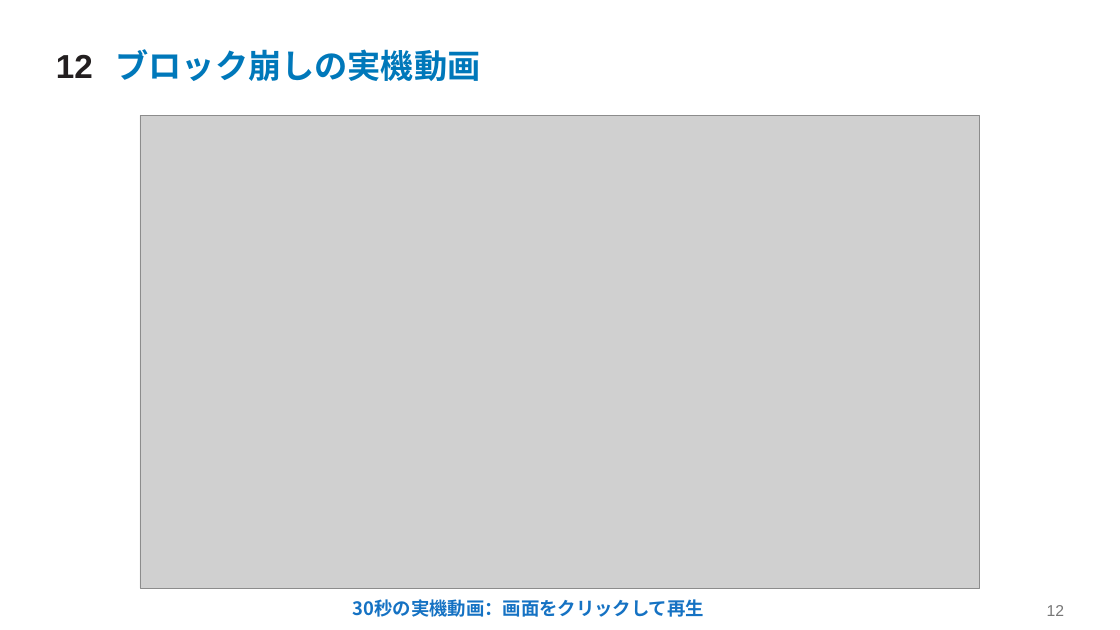
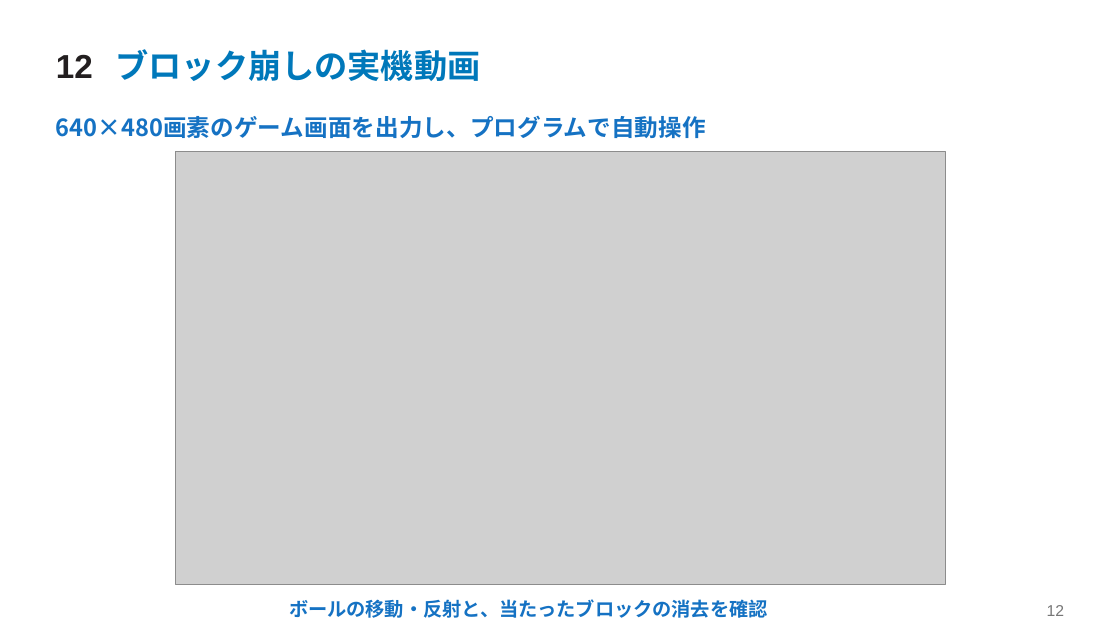
Before and after one commit to SoshiroFujimori/wally-game-console-research, a slide deck: slide 12 of docs/presentation/中間発表_主要事項.pptx. Drawn at 1120x630 pixels with LibreOffice and Linux fonts; fonts in the diff are those of the drawing; grey boxes stand for pictures. Boxes give left, top, right and bottom in pixels: in the first picture for what was removed or moved away, otherwise in the second. Text is boxed around its words. In the diff, an @@ line names an element or a change of style, - is before the commit and + after.

```diff
--- a/docs/presentation/中間発表_主要事項.pptx
+++ b/docs/presentation/中間発表_主要事項.pptx
@@ text added at [56, 116, 706, 138], 20.2 pt, text #1572C3, bold @@
+640×480画素のゲーム画面を出力し、プログラムで自動操作
@@ picture: place and size @@
-picture at [140, 116, 981, 588]
+picture at [175, 151, 945, 585]
@@ text at [289, 599, 768, 618]: text changed; size 15.8 to 16.5 pt @@
-30秒の実機動画：画面をクリックして再生
+ボールの移動・反射と、当たったブロックの消去を確認
```
Also in this commit, not shown: 6 other slides changed, 2 slides added, 2 slides removed, 18 other files.
